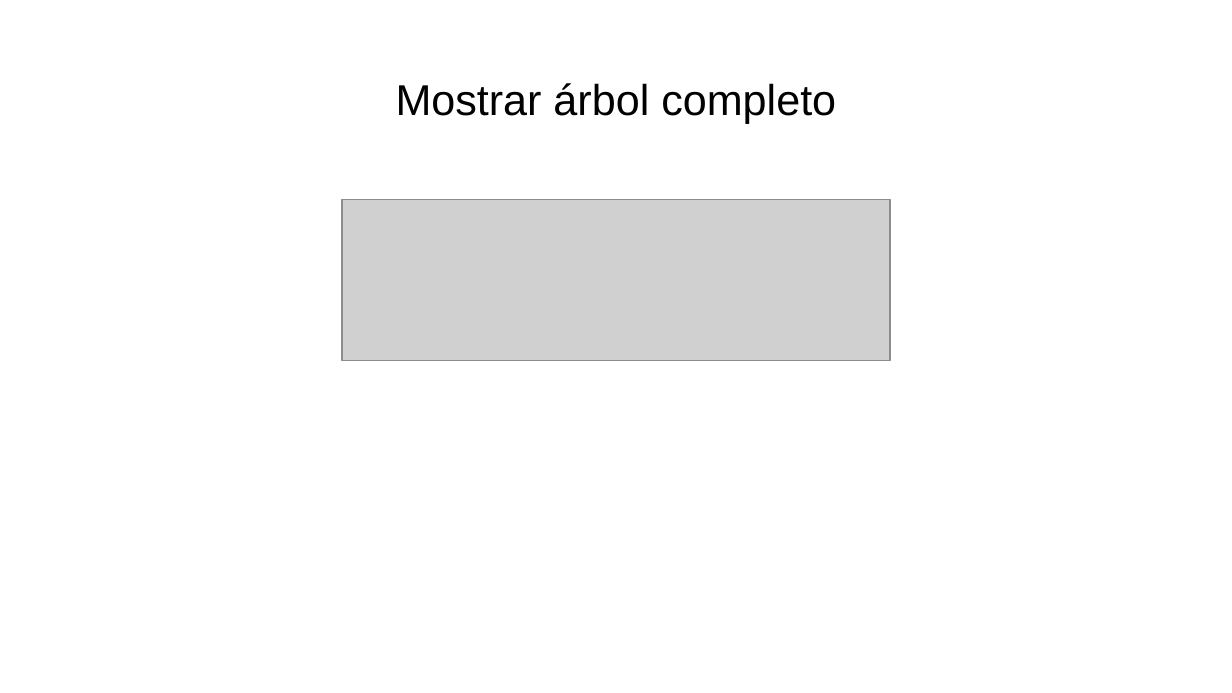
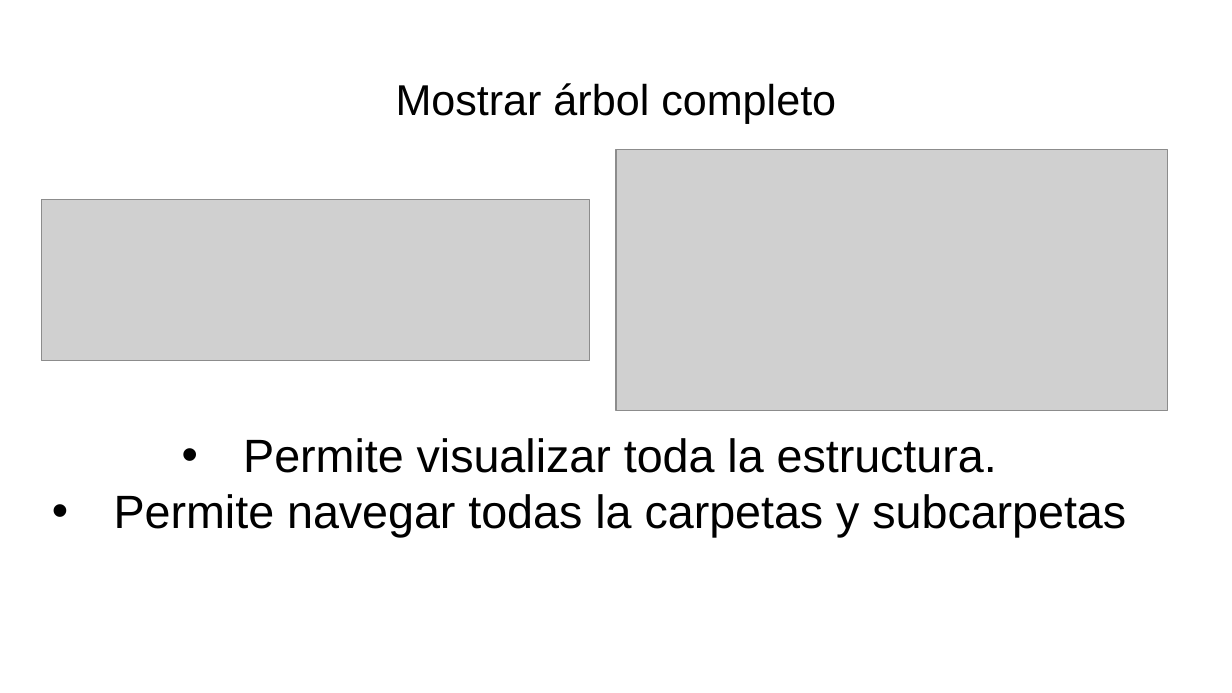
Before and after one commit to Lucasfv12/ServidorCorreo, a slide deck: slide 20 of docs/Trabajo práctico integrador.pptx (slide 19 before the commit). Drawn at 1232x693 pixels with LibreOffice and Linux fonts; fonts in the diff are those of the drawing; grey boxes stand for pictures. Boxes give left, top, right and bottom in pixels: in the first picture for what was removed or moved away, otherwise in the second. Text is boxed around its words. In the diff, an @@ line names an element or a change of style, - is before the commit and + after.

```diff
--- a/docs/Trabajo práctico integrador.pptx
+++ b/docs/Trabajo práctico integrador.pptx
@@ picture added at [616, 150, 1168, 410] @@
@@ picture: place and size @@
-picture at [342, 200, 891, 361]
+picture at [42, 200, 590, 361]
@@ text added at [114, 438, 1126, 537], 27.3 pt, text #000000 @@
+• Permite visualizar toda la estructura.
+• Permite navegar todas la carpetas y subcarpetas
```
Also in this commit, not shown: 3 other slides changed, 1 slide added, 3 other files.
